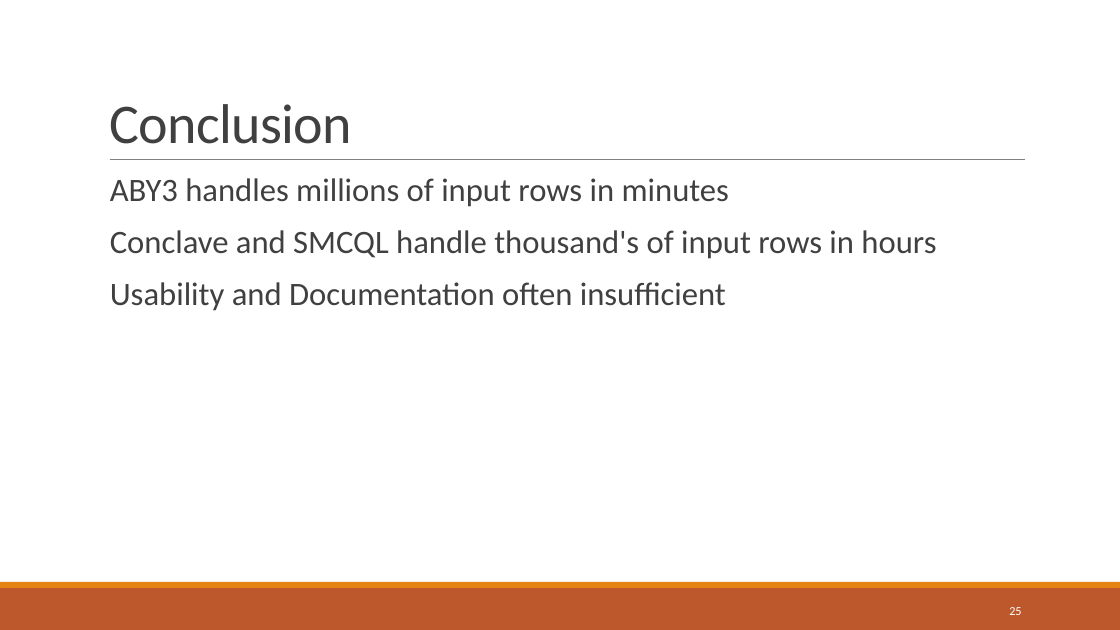
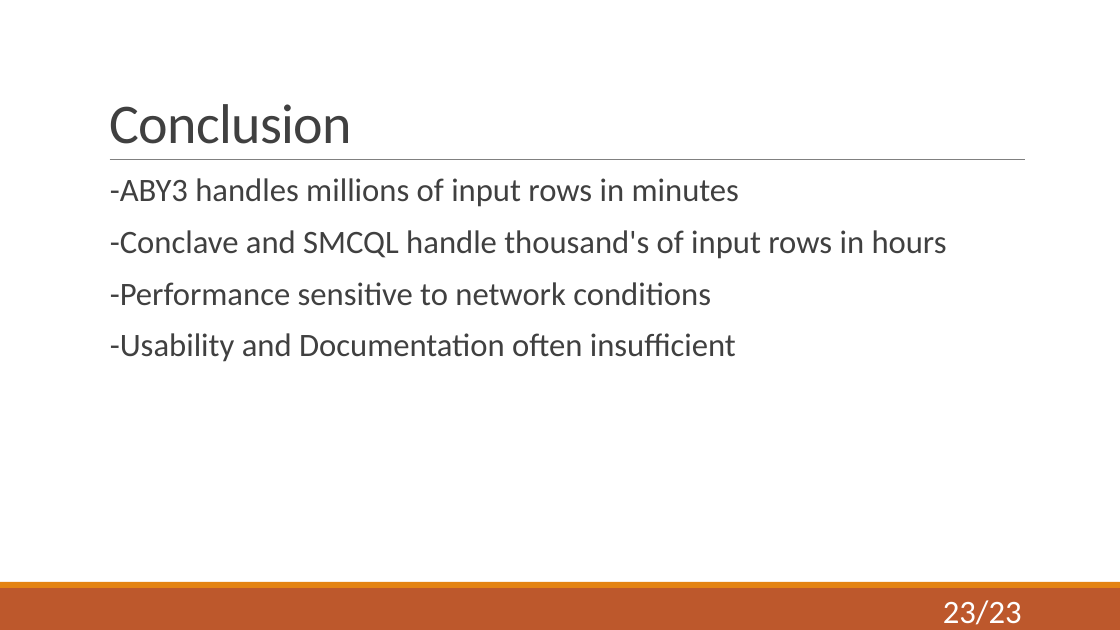
Before and after one commit to niklasUPB/thesis, a slide deck: slide 23 of thesis/Abschlussvortrag.pptx (slide 25 before the commit). Drawn at 1120x630 pixels with LibreOffice and Linux fonts; fonts in the diff are those of the drawing. Boxes give left, top, right and bottom in pixels: in the first picture for what was removed or moved away, otherwise in the second. Text is boxed around its words. In the diff, an @@ line names an element or a change of style, - is before the commit and + after.

```diff
--- a/thesis/Abschlussvortrag.pptx
+++ b/thesis/Abschlussvortrag.pptx
@@ text at [110, 178, 947, 362]: text changed @@
-  ABY3 handles millions of input rows in minutes
-  Conclave and SMCQL handle thousand's of input rows in hours
-  Usability and Documentation often insufficient
+  -ABY3 handles millions of input rows in minutes
+  -Conclave and SMCQL handle thousand's of input rows in hours
+  -Performance sensitive to network conditions
+  -Usability and Documentation often insufficient
@@ text at [943, 600, 1022, 625]: text changed; size 10.5 to 28 pt @@
-25
+23/23
```
Also in this commit, not shown: 19 other slides changed, 2 slides added, 3 slides removed.
